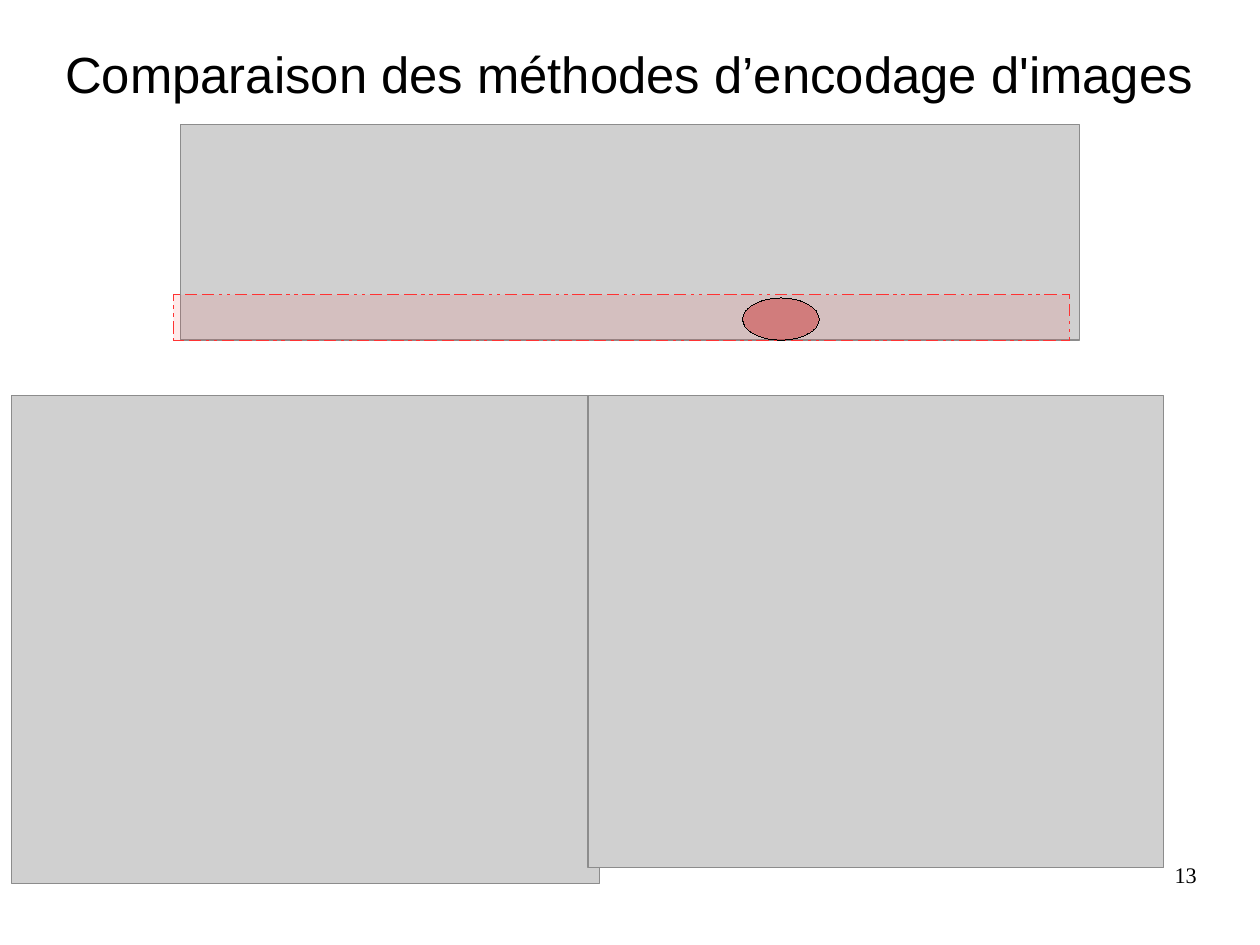
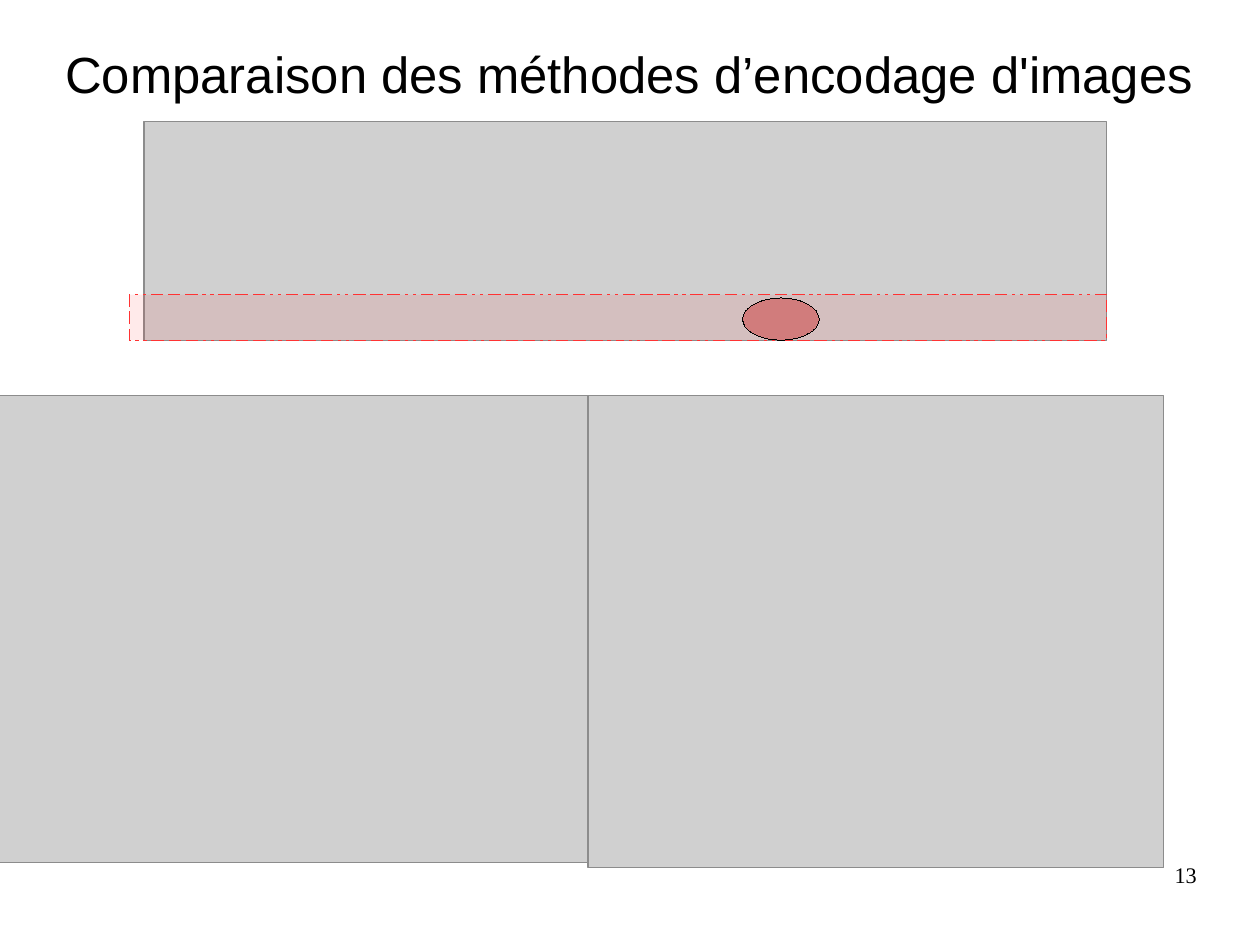
Before and after one commit to JohannaSole/classification-produits, a slide deck: slide 13 of Sole_Johanna_4_presentation_042025.odp. Drawn at 1260x945 pixels with LibreOffice and Linux fonts; fonts in the diff are those of the drawing; grey boxes stand for pictures. Boxes give left, top, right and bottom in pixels: in the first picture for what was removed or moved away, otherwise in the second. Text is boxed around its words. In the diff, an @@ line names an element or a change of style, - is before the commit and + after.

```diff
--- a/Sole_Johanna_4_presentation_042025.odp
+++ b/Sole_Johanna_4_presentation_042025.odp
@@ picture: place and size @@
-picture at box(181, 125, 1079, 341)
+picture at box(144, 122, 1107, 341)
@@ rectangle: place and size @@
-rectangle at box(174, 295, 1070, 341)
+rectangle at box(130, 295, 1108, 341)
@@ picture: place and size @@
-picture at box(11, 396, 599, 884)
+picture at box(0, 396, 589, 862)
```
Also in this commit, not shown: 2 other slides changed, 1 other file.
